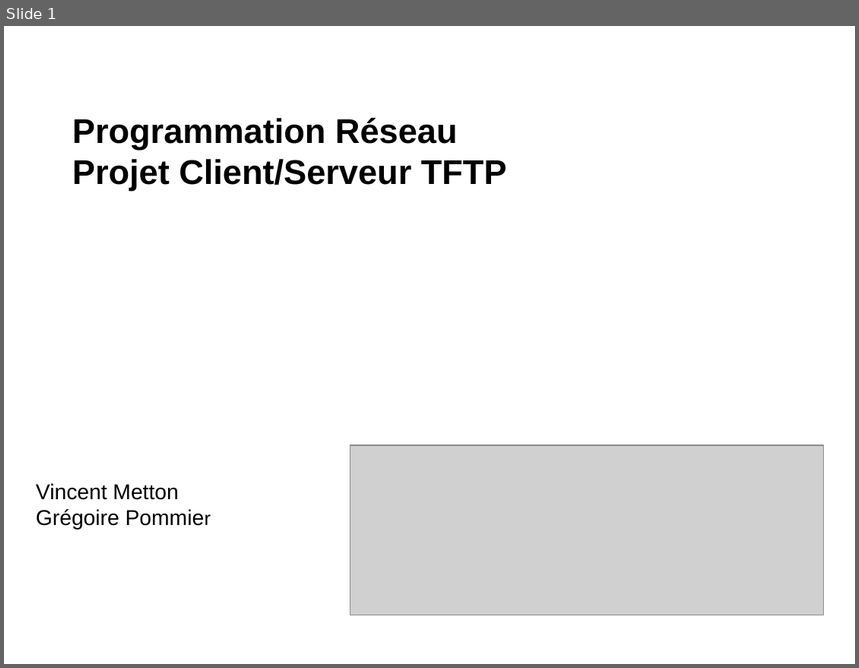
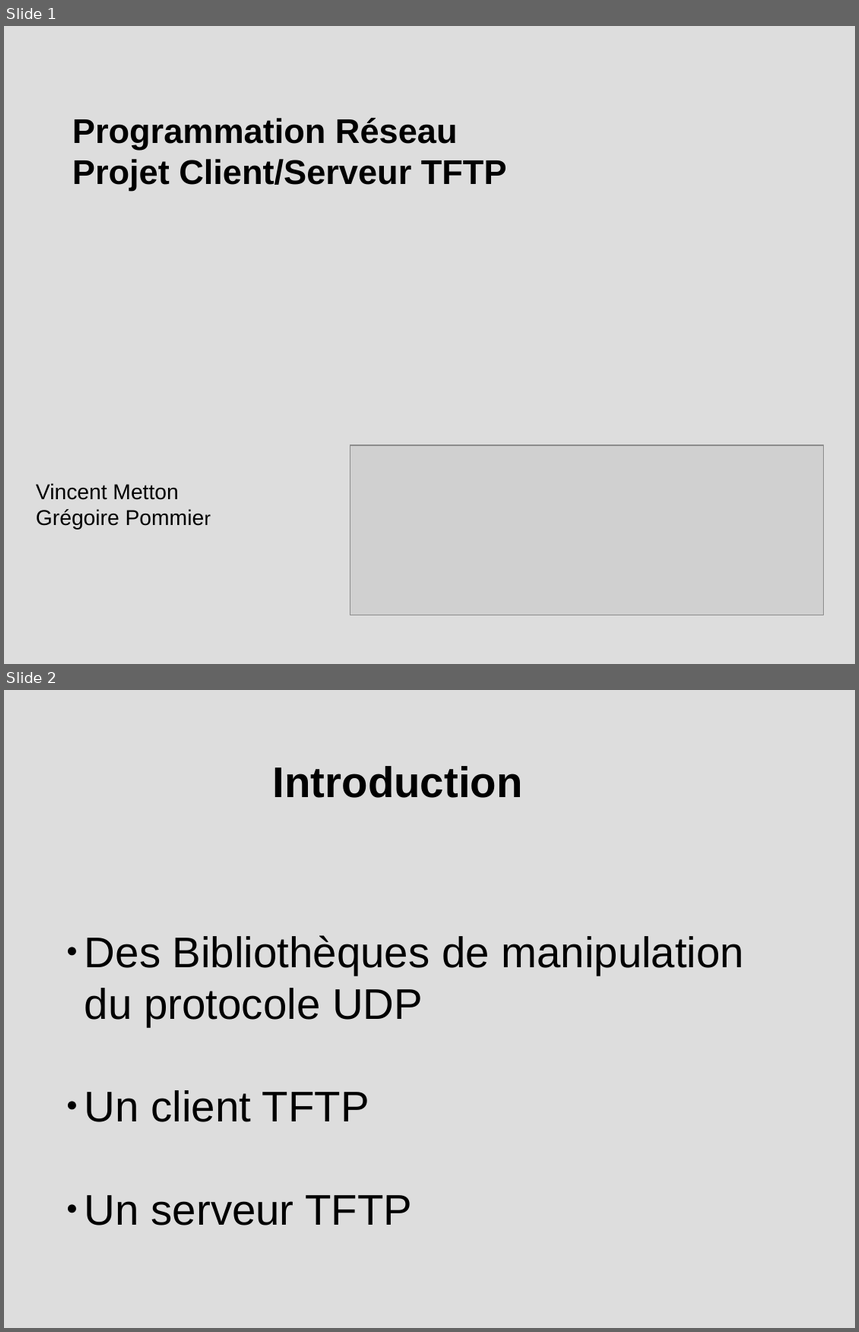
Before and after one commit to DaVinciLord/tftp, a slide deck: presentation.odp. Shown one above the other, each under a label of ours: slide 1 before the commit, slides 1 and 2 after it. The pictures are 859x668 and 859x1332 pixels, drawn with LibreOffice and Linux fonts; fonts in the diff are those of the drawing; grey boxes stand for pictures. Boxes give left, top, right and bottom in pixels: in the first picture for what was removed or moved away, otherwise in the second. Text is boxed around its words. In the diff, an @@ line names an element or a change of style, - is before the commit and + after.

```diff
--- a/presentation.odp
+++ b/presentation.odp
@@ slide 2 added at (x1=4, y1=690, x2=855, y2=1328), background #DDDDDD @@
@@ text added at (x1=273, y1=766, x2=523, y2=798), 40 pt, text #000000, bold @@
+Introduction
@@ text added at (x1=85, y1=935, x2=744, y2=1226), 40 pt, text #000000 @@
+● Des Bibliothèques de manipulation du protocole UDP
+● Un client TFTP
+● Un serveur TFTP
@@ slide 1 changed as well @@
@@ background #FFFFFF to #DDDDDD @@
```
Also in this commit, not shown: 4 other slides added, 4 slides removed, 12 other files.
